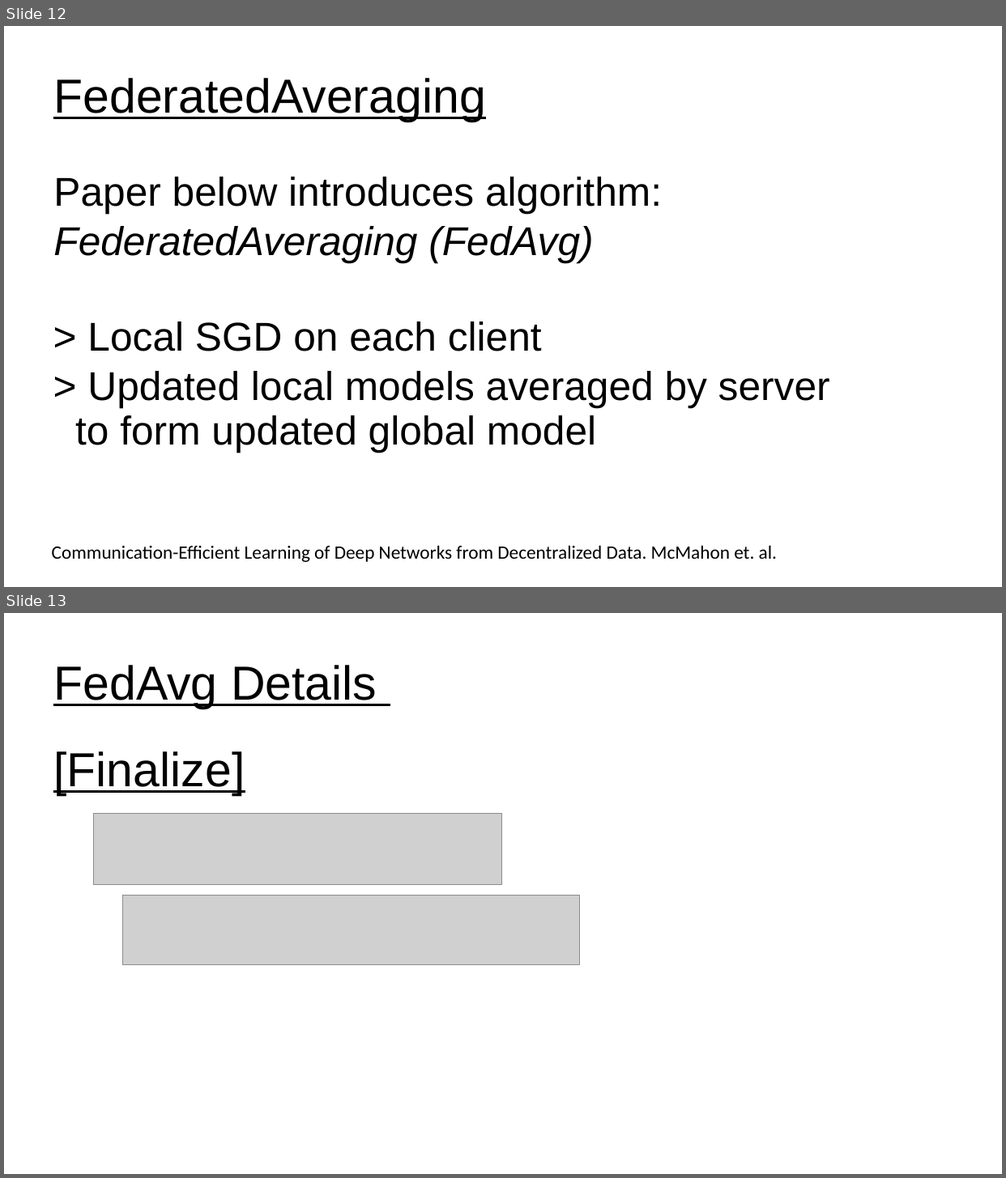
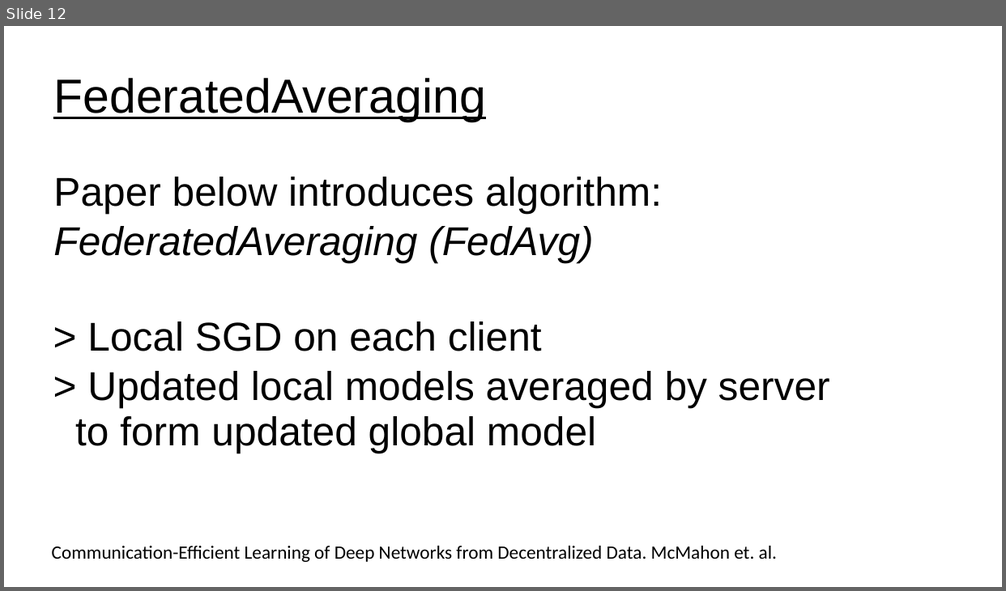
Before and after one commit to UVADS/distributed_computing, a slide deck: 07_distributed_model_training/federated_learning.ppt. Shown one above the other, each under a label of ours: slides 12 and 13 before the commit, slide 12 after it. The pictures are 1006x1178 and 1006x591 pixels, drawn with LibreOffice and Linux fonts; fonts in the diff are those of the drawing; grey boxes stand for pictures. Boxes give left, top, right and bottom in pixels: in the first picture for what was removed or moved away, otherwise in the second. Text is boxed around its words. In the diff, an @@ line names an element or a change of style, - is before the commit and + after.

```diff
--- a/07_distributed_model_training/federated_learning.ppt
+++ b/07_distributed_model_training/federated_learning.ppt
@@ slide 13 removed at (4,613,1002,1174), background #FFFFFF @@
@@ title removed at (53,665,377,709) @@
-FedAvg Details
@@ subtitle removed at (53,752,245,795) @@
-[Finalize]
@@ picture removed at (94,814,502,884) @@
@@ picture removed at (122,896,579,965) @@
```
Also in this commit, not shown: 2 slides changed, 5 slides added, 1 other slide removed, 1 other file.
